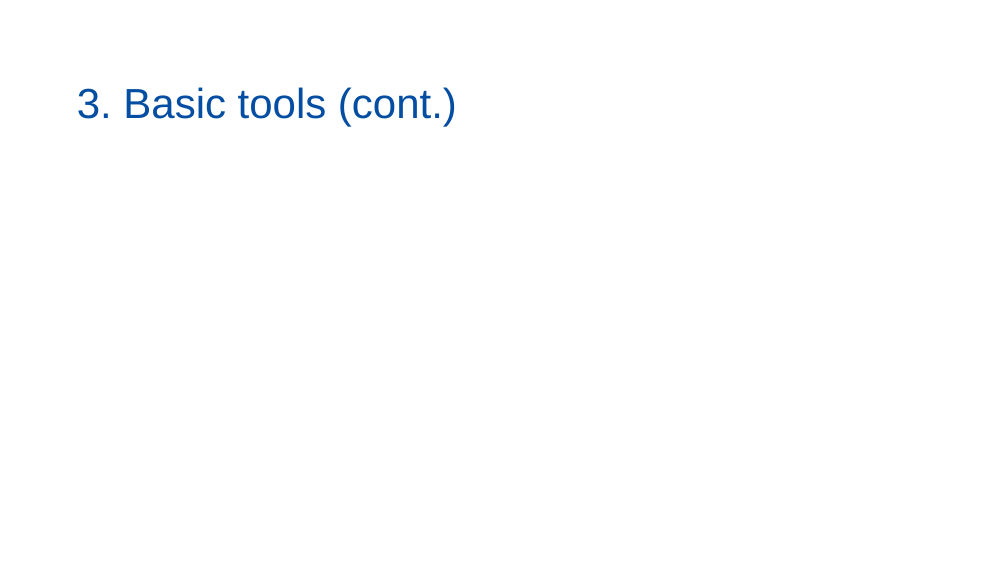
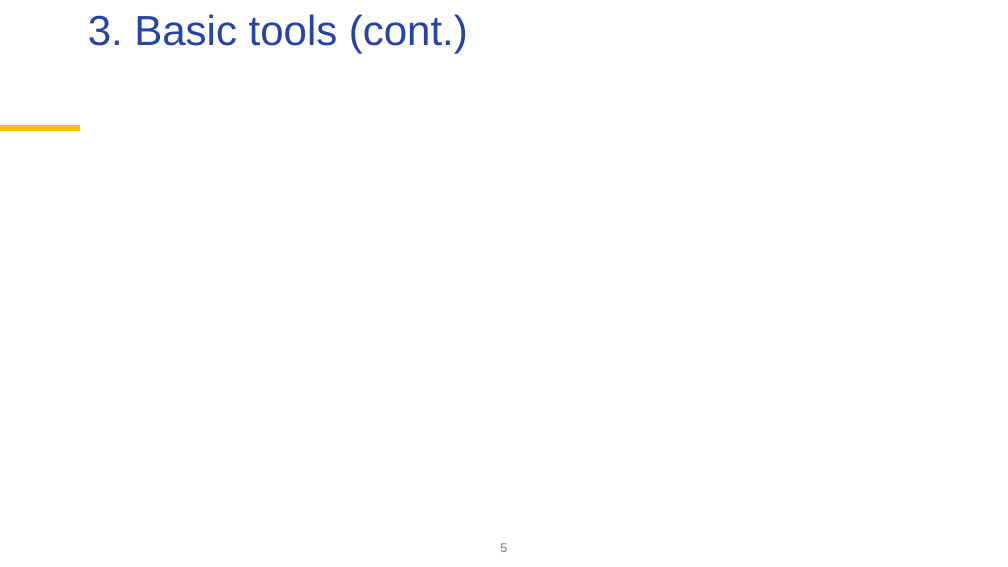
Before and after one commit to palatej/ESTP2026, a slide deck: slide 5 of 1.5 Time series.pptx. Drawn at 1008x567 pixels with LibreOffice and Linux fonts; fonts in the diff are those of the drawing; grey boxes stand for pictures; background and template pictures are left out. Boxes give left, top, right and bottom in pixels: in the first picture for what was removed or moved away, otherwise in the second. Text is boxed around its words. In the diff, an @@ line names an element or a change of style, - is before the commit and + after.

```diff
--- a/1.5 Time series.pptx
+++ b/1.5 Time series.pptx
@@ title "3. Basic tools (cont.)": place and size @@
-title "3. Basic tools (cont.)" at [77, 87, 457, 127]
+title "3. Basic tools (cont.)" at [88, 14, 468, 53]
@@ title "3. Basic tools (cont.)" at [88, 14, 468, 53]: text colour #034EA2 to #2644A7; vertical alignment bottom to top @@
@@ line added from (0, 129) to (80, 129), #FFC000 6 pt @@
@@ page number added at [500, 543, 507, 552], 12 pt, text #767676 @@
+5
```
Also in this commit, not shown: 6 other slides changed, 1 slide added, 1 slide removed, 1 other file.
